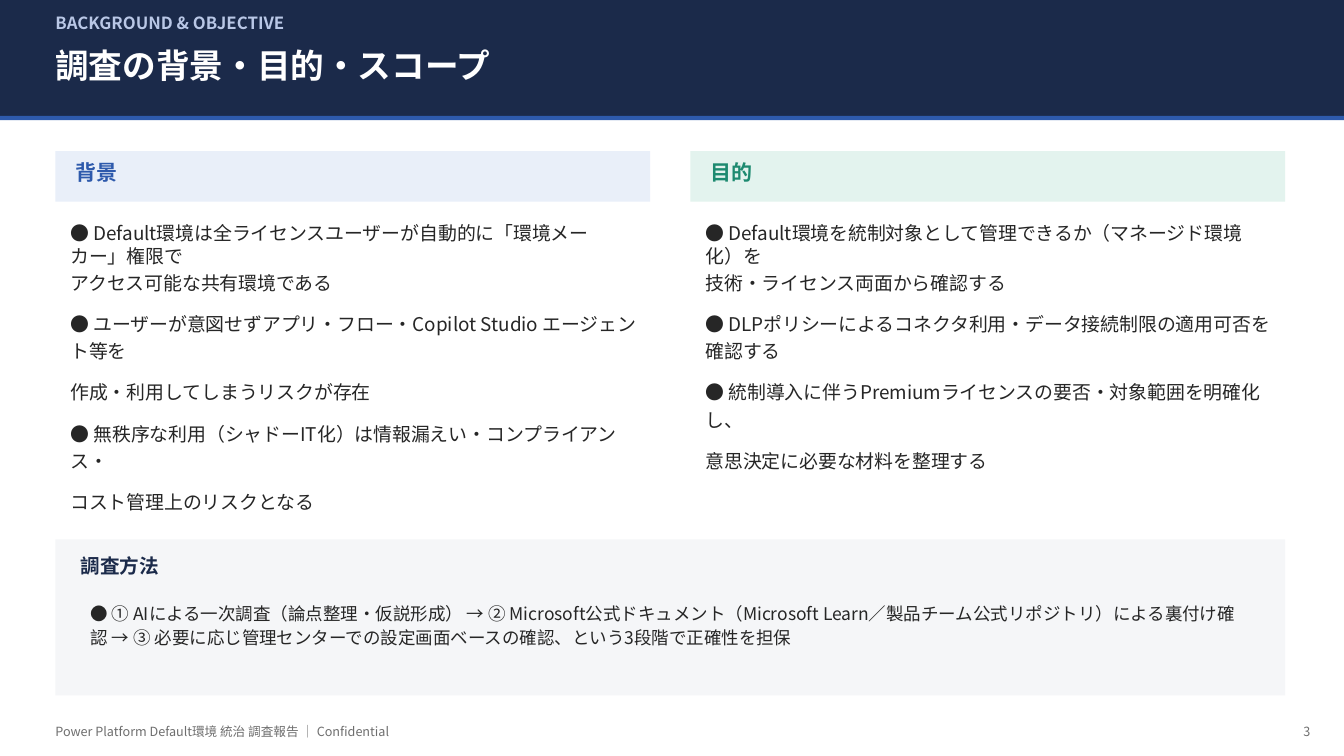
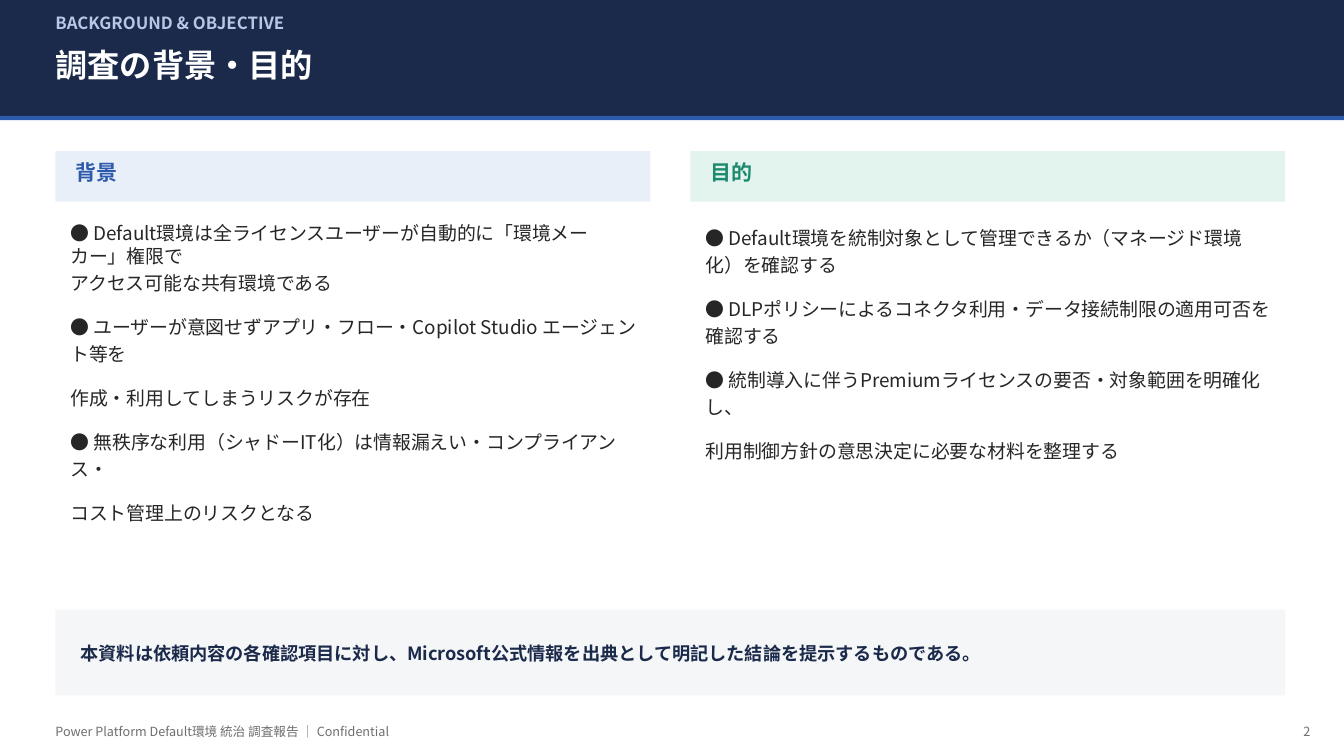
Before and after one commit to takuyanakamura881awc-beep/awc-naka881-repo, a slide deck: slide 2 of docs/PowerPlatform_DefaultEnv_Governance_Report.pptx (slide 3 before the commit). Drawn at 1344x756 pixels with LibreOffice and Linux fonts; fonts in the diff are those of the drawing. Boxes give left, top, right and bottom in pixels: in the first picture for what was removed or moved away, otherwise in the second. Text is boxed around its words. In the diff, an @@ line names an element or a change of style, - is before the commit and + after.

```diff
--- a/docs/PowerPlatform_DefaultEnv_Governance_Report.pptx
+++ b/docs/PowerPlatform_DefaultEnv_Governance_Report.pptx
@@ text at [55, 49, 313, 80]: text changed; size 24 to 23 pt @@
-調査の背景・目的・スコープ
+調査の背景・目的
@@ text "● Default環境は全ライセンスユーザーが自動的に「環境メーカー」権限で アクセス可能な共有環境である" at [70, 224, 637, 522]: more space between paragraphs @@
@@ text at [705, 229, 1242, 274]: text changed @@
-● Default環境を統制対象として管理できるか（マネージド環境化）を
-技術・ライセンス両面から確認する
+● Default環境を統制対象として管理できるか（マネージド環境化）を確認する
@@ text at [705, 300, 1269, 345]: more space between paragraphs @@
@@ text at [705, 371, 1260, 460]: text changed @@
-● 統制導入に伴うPremiumライセンスの要否・対象範囲を明確化し、
-意思決定に必要な材料を整理する
+● 統制導入に伴うPremiumライセンスの要否・対象範囲を明確化し、
+利用制御方針の意思決定に必要な材料を整理する
@@ text removed at [81, 556, 159, 575] @@
-調査方法
@@ rectangle: place and size @@
-rectangle at [55, 539, 1286, 696]
+rectangle at [55, 610, 1286, 696]
@@ text removed at [91, 605, 1235, 646] @@
-● ① AIによる一次調査（論点整理・仮説形成） → ② Microsoft公式ドキュメント（Microsoft Learn／製品チーム公式リポジトリ）による裏付け確認 → ③ 必要に応じ管理センターでの設定画面ベースの確認、という3段階で正確性を担保
@@ text added at [81, 644, 981, 662], 13 pt, text #1B2A4A, bold @@
+本資料は依頼内容の各確認項目に対し、Microsoft公式情報を出典として明記した結論を提示するものである。
```
Also in this commit, not shown: 10 other slides changed, 1 slide added, 3 slides removed.
